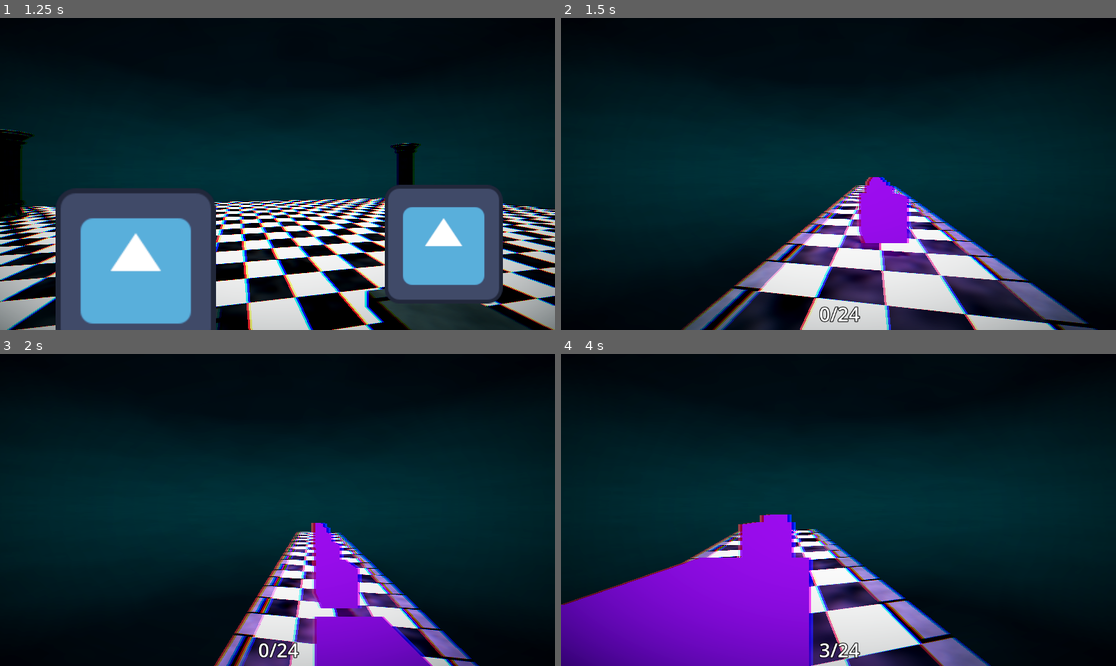
Above: before the commit, frames 1-4 (two rows, left to right).
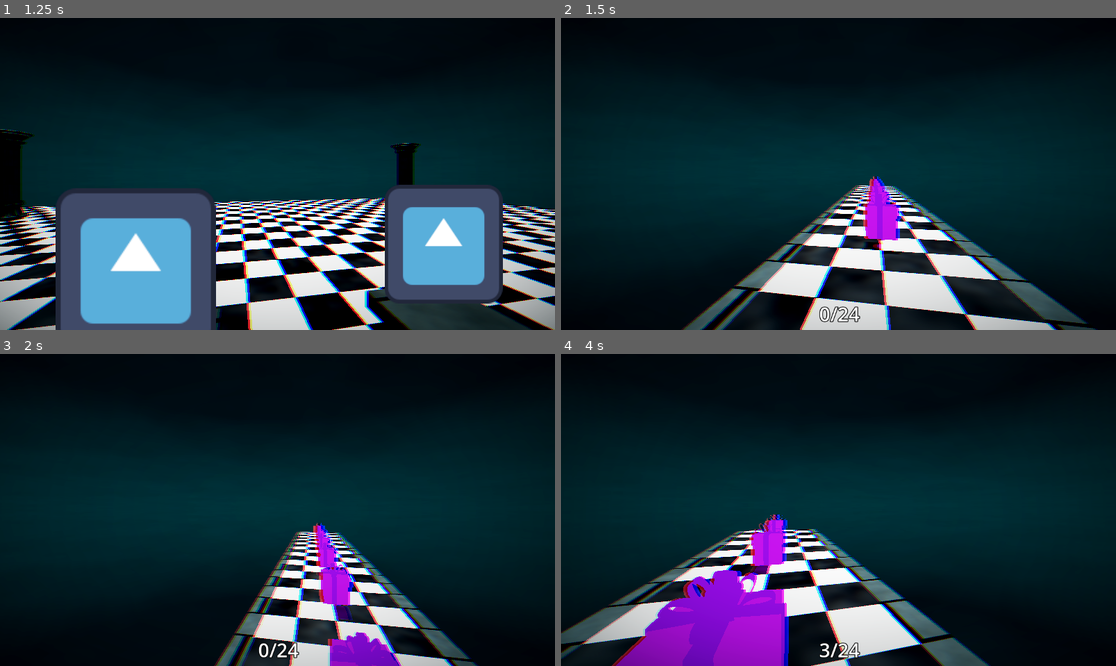
Above: after the commit, the same moments.

Repository: moonwavestudios/Voidscape
Game: Godot game, scene res://main.tscn
Same seed, same stepped clock (60 frames per second), same inputs: the game is played once before the commit and once after it. The engine's default icon, where the game draws it, is replaced by a stand-in: a white triangle on a blue panel in a dark square.
Inputs (mouse positions are in pixels of both pictures, inside the frame that each line leads up to):
- Up to frame 1 (1.25 s): tap Enter (ui_accept) at 0.5, 0.77 s; move the mouse to (305, 174) at 0.52 s; hold Up (ui_up) from 0.53 s (still down); tap E (dash) at 0.6 s
- Up to frame 2 (1.5 s): keep holding Up (ui_up); tap F (interact) at 1.25, 1.35 s; move the mouse to (810, 174) at 1.27 s
- Up to frame 3 (2 s): keep holding Up (ui_up); tap Enter (ui_accept) at 1.52 s
- Up to frame 4 (4 s): keep holding Up (ui_up); move the mouse to (849, 503) at 2.02 s; tap E (dash) at 2.1, 3.6 s; move the mouse to (832, 516) at 2.77 s; tap F (interact) at 2.85 s; tap Enter (ui_accept) at 3.02, 3.77 s; move the mouse to (877, 513) at 3.52 s

Frame 1 is identical in both runs. In frame 2, 9.0% of the frame differs, in the area x 25-96%, y 50-100%; in frame 3, 8.3%; in frame 4, 16%, in the area x 0-78%, y 51-100%.

Commit message:
added gifts model

Diff:
--- /dev/null
+++ b/assets/models/giftbox/Body.tres
@@ -0,0 +1,8 @@
+[gd_resource type="StandardMaterial3D" format=3 uid="uid://betjlwbuxbhk0"]
+
+[resource]
+resource_name = "Body"
+shading_mode = 0
+vertex_color_use_as_albedo = true
+albedo_color = Color(0.79607844, 0, 1, 1)
+billboard_keep_scale = true
--- /dev/null
+++ b/assets/models/giftbox/Material.001.tres
@@ -0,0 +1,8 @@
+[gd_resource type="StandardMaterial3D" format=3 uid="uid://7pagvs723u7i"]
+
+[resource]
+resource_name = "Material.001"
+shading_mode = 0
+vertex_color_use_as_albedo = true
+albedo_color = Color(0.6, 0, 1, 1)
+billboard_keep_scale = true
--- a/scenes/gifts.tscn
+++ b/scenes/gifts.tscn
@@ -1,20 +1,9 @@
 [gd_scene format=3 uid="uid://ccxx1fvlstxf7"]
 
 [ext_resource type="Script" uid="uid://c0y6ml2uqlrbt" path="res://scripts/gifts.gd" id="1_k2biq"]
+[ext_resource type="PackedScene" uid="uid://didmomqqle4c1" path="res://assets/models/giftbox/A Gift Box.fbx" id="2_x4ge6"]
 
 [sub_resource type="BoxShape3D" id="BoxShape3D_56tqj"]
-
-[sub_resource type="StandardMaterial3D" id="StandardMaterial3D_56tqj"]
-shading_mode = 0
-albedo_color = Color(0.5686275, 0, 1, 0.5137255)
-billboard_mode = 1
-billboard_keep_scale = true
-grow_amount = -1.376
-proximity_fade_distance = 4096.0
-stencil_flags = 2
-
-[sub_resource type="BoxMesh" id="BoxMesh_56tqj"]
-material = SubResource("StandardMaterial3D_56tqj")
 
 [node name="gifts" type="Area3D" unique_id=702350556 groups=["gifts"]]
 script = ExtResource("1_k2biq")
@@ -22,12 +11,12 @@
 [node name="CollisionShape3D" type="CollisionShape3D" parent="." unique_id=1518320145]
 shape = SubResource("BoxShape3D_56tqj")
 
-[node name="MeshInstance3D" type="MeshInstance3D" parent="CollisionShape3D" unique_id=1672668610]
-mesh = SubResource("BoxMesh_56tqj")
-
 [node name="OmniLight3D" type="OmniLight3D" parent="." unique_id=1692006056]
 light_color = Color(0.8, 0, 1, 1)
 light_energy = 5.0
 shadow_enabled = true
 
+[node name="A Gift Box" parent="." unique_id=1812596015 instance=ExtResource("2_x4ge6")]
+transform = Transform3D(0.35, 0, 0, 0, 0.35, 0, 0, 0, 0.35, 0, -0.468713, 0)
+
 [connection signal="body_entered" from="." to="." method="_on_body_entered"]
Binary file added: assets/models/giftbox/A Gift Box.fbx
Not shown, added: assets/models/giftbox/A Gift Box.fbx.import
